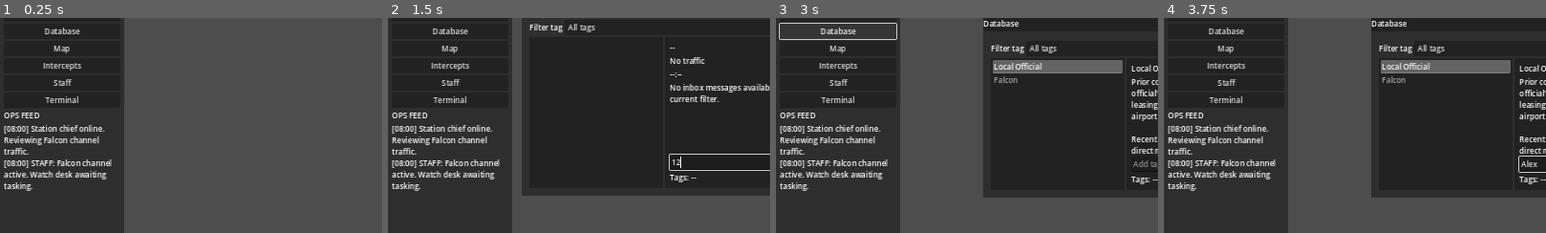
Above: before the commit, frames 1-4 (left to right).
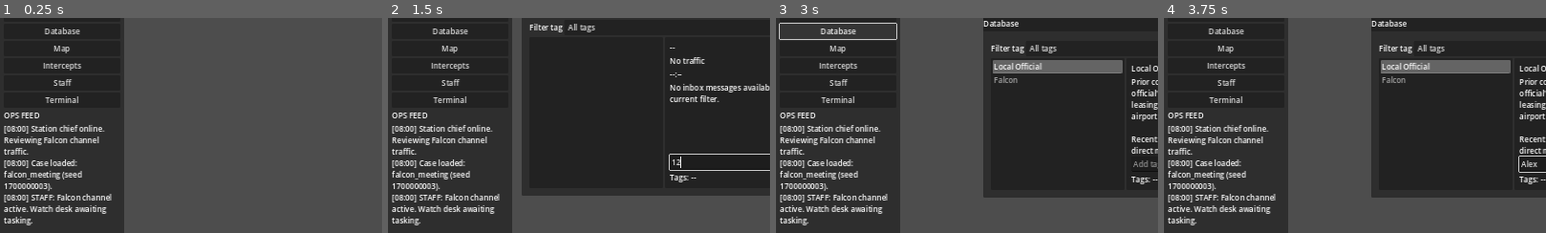
Above: after the commit, the same moments.

Repository: wnj00524/Station-Chief
Game: Godot game, scene res://scenes/main.tscn
Two runs of this game, one before a commit and one after it. Both use one fixed random seed, a clock stepped at 60 frames per second and the inputs below.
Inputs (mouse positions are % of the whole screen's width and height, from its top left):
- Up to frame 1 (0.25 s): no input
- Up to frame 2 (1.5 s): click "Inbox" at 0.5 s; click (45, 47) at 1.27 s; type "12" at 1.35 s
- Up to frame 3 (3 s): click "_" at 2 s; click "Database" at 2.75 s
- Up to frame 4 (3.75 s): click (54, 47) at 3.52 s; type "Alex" at 3.6 s
The pictures show only the part of the screen within x 0-50%, y 13-63%; the shares and areas given below are measured in that part.

The runs differ from the first frame. In frame 1, 2.4% of the frame differs, in the area x 1-30%, y 65-97%; in frame 2, 2.4%; in frame 3, 2.4%; in frame 4, 2.4%.
Error before the commit: Invalid call. Nonexistent 'String' constructor. (res://scripts/ui/desktop_shell.gd:150)

Commit message:
Fix desktop shell string coercion in Godot 4

Diff:
--- a/game/scripts/ui/desktop_shell.gd
+++ b/game/scripts/ui/desktop_shell.gd
@@ -65,13 +65,13 @@
 
 func _register_app(app_id: StringName, title: String, scene: PackedScene, position: Vector2, size: Vector2) -> void:
 	if scene == null:
-		push_error("DesktopShell._register_app failed: scene is null for '%s'" % String(app_id))
+		push_error("DesktopShell._register_app failed: scene is null for '%s'" % str(app_id))
 		return
 
 	var app_instance := scene.instantiate()
 	var app_control := app_instance as Control
 	if app_control == null:
-		push_error("DesktopShell._register_app failed: scene root is not Control for '%s'" % String(app_id))
+		push_error("DesktopShell._register_app failed: scene root is not Control for '%s'" % str(app_id))
 		if app_instance != null:
 			app_instance.queue_free()
 		return
@@ -79,7 +79,7 @@
 
 	var app_window := APP_WINDOW_SCENE.instantiate() as AppWindow
 	if app_window == null:
-		push_error("DesktopShell._register_app failed: could not instantiate AppWindow for '%s'" % String(app_id))
+		push_error("DesktopShell._register_app failed: could not instantiate AppWindow for '%s'" % str(app_id))
 		return
 
 	desktop_area.add_child(app_window)
@@ -131,7 +131,7 @@
 	if _minimized_buttons.has(app_window.app_id):
 		return
 	var reopen_button := Button.new()
-	reopen_button.text = String(app_window.app_id).capitalize()
+	reopen_button.text = str(app_window.app_id).capitalize()
 	reopen_button.pressed.connect(func() -> void:
 		_open_app(app_window.app_id)
 	)
@@ -147,13 +147,13 @@
 	elif topic == &"clock_pressure":
 		_append_feed("%s" % payload.get("message", "Station timeline update."))
 	elif topic == &"case_loaded":
-		_append_feed("Case loaded: %s (seed %s)." % [String(payload.get("case_id", "unknown")), String(payload.get("seed", "n/a"))])
+		_append_feed("Case loaded: %s (seed %s)." % [str(payload.get("case_id", "unknown")), str(payload.get("seed", "n/a"))])
 	elif topic == &"case_station_report":
 		_append_feed("Station report filed for HQ review.")
 	elif topic == &"staff_status":
-		_append_feed("STAFF: %s" % String(payload.get("message", "Status update.")))
+		_append_feed("STAFF: %s" % str(payload.get("message", "Status update.")))
 	elif topic == &"staff_analysis_ready":
-		_append_feed("STAFF REPORT: %s" % String(payload.get("summary", "Analysis ready.")))
+		_append_feed("STAFF REPORT: %s" % str(payload.get("summary", "Analysis ready.")))
 
 func _on_political_capital_changed(_new_value: int) -> void:
 	_refresh_top_bar()
@@ -161,20 +161,20 @@
 func _on_decision_registered(action_id: StringName, resolve_at_minutes: float) -> void:
 	var resolve_hour: int = int(resolve_at_minutes / 60.0) % 24
 	var resolve_minute: int = int(resolve_at_minutes) % 60
-	_append_feed("Order logged: %s. Consequence expected around %02d:%02d." % [String(action_id).replace("_", " "), resolve_hour, resolve_minute])
+	_append_feed("Order logged: %s. Consequence expected around %02d:%02d." % [str(action_id).replace("_", " "), resolve_hour, resolve_minute])
 
 func _on_case_resolved(outcome_id: StringName, summary: String) -> void:
-	_append_feed("Outcome [%s]: %s" % [String(outcome_id), summary])
+	_append_feed("Outcome [%s]: %s" % [str(outcome_id), summary])
 	_open_app(&"debrief")
 
 func _on_station_report_ready(report: Dictionary) -> void:
 	_append_feed("REPORT // ACTION: %s | ΔPC: %+d | TOTAL: %d" % [
-		String(report.get("action_id", "unknown")).replace("_", " "),
+		str(report.get("action_id", "unknown")).replace("_", " "),
 		int(report.get("political_capital_delta", 0)),
 		int(report.get("political_capital_total", _game_state.political_capital))
 	])
-	_append_feed("REPORT // %s" % String(report.get("operational_summary", "No operational summary.")))
-	_append_feed("REPORT // TRUTH: %s" % String(report.get("ground_truth_summary", "No ground truth summary.")))
+	_append_feed("REPORT // %s" % str(report.get("operational_summary", "No operational summary.")))
+	_append_feed("REPORT // TRUTH: %s" % str(report.get("ground_truth_summary", "No ground truth summary.")))
 
 func _refresh_top_bar() -> void:
 	if _clock != null:
